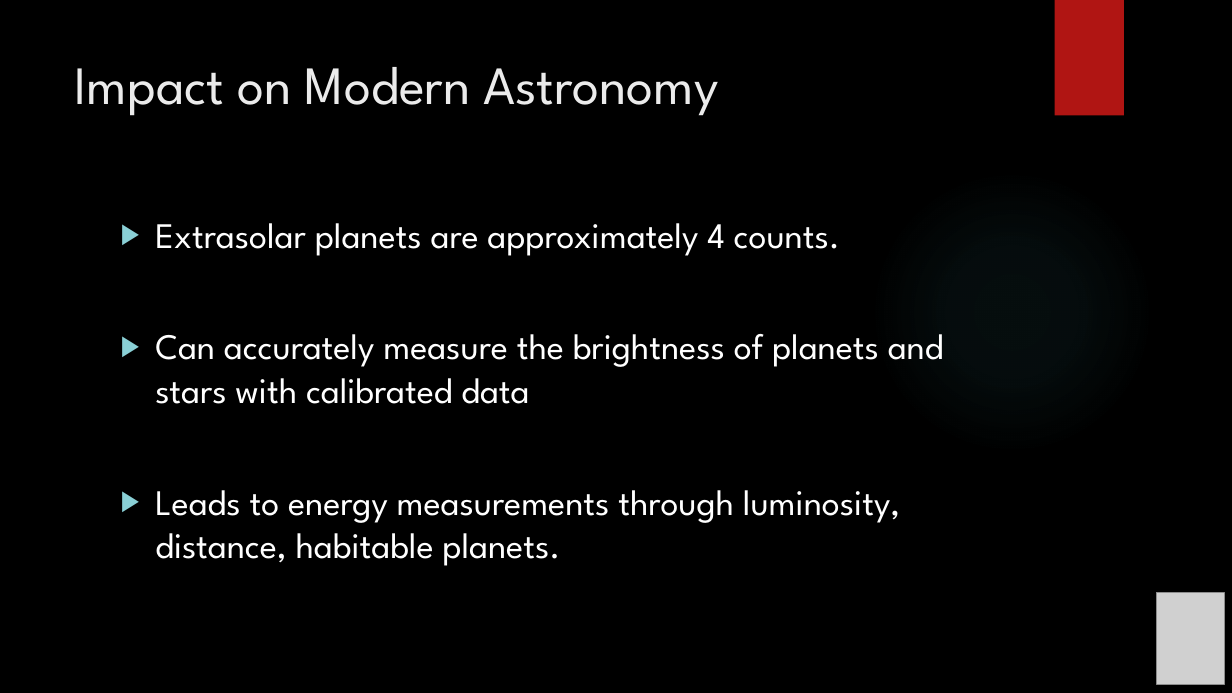
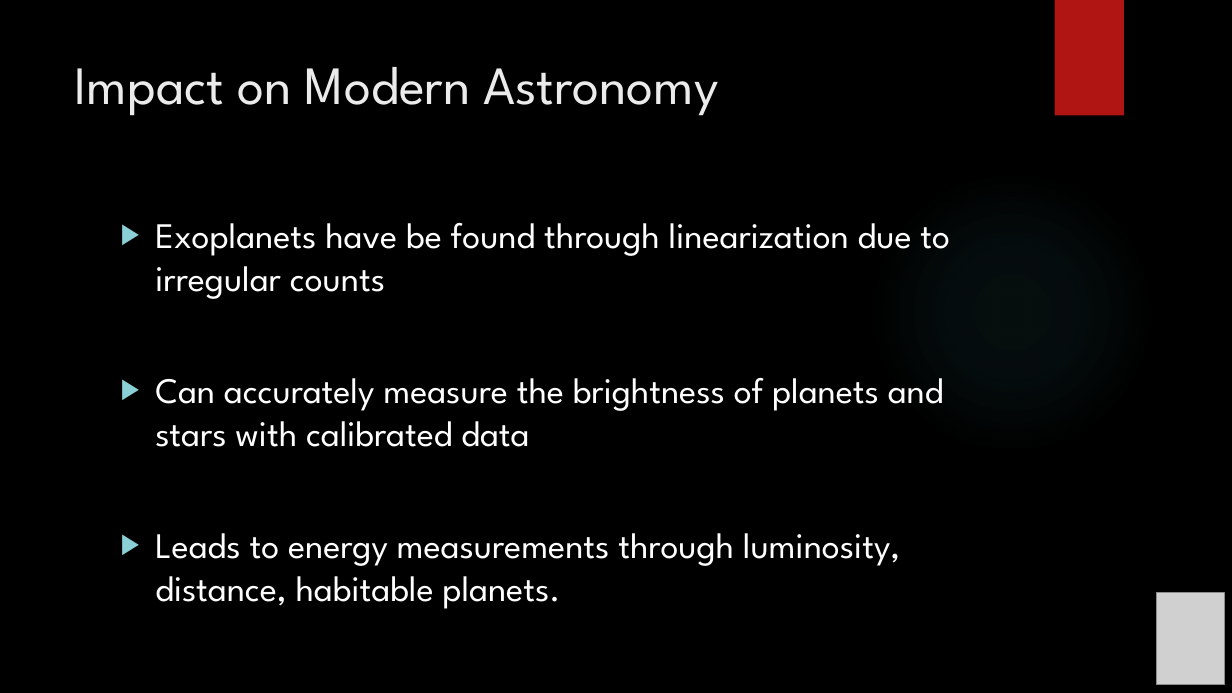
Before and after one commit to exoworlds/clio2016-2017, a slide deck: slide 9 of notes/symposium_presentation.pptx. Drawn at 1232x693 pixels with LibreOffice and Linux fonts; fonts in the diff are those of the drawing; grey boxes stand for pictures; background and template pictures are left out. Boxes give left, top, right and bottom in pixels: in the first picture for what was removed or moved away, otherwise in the second. Text is boxed around its words. In the diff, an @@ line names an element or a change of style, - is before the commit and + after.

```diff
--- a/notes/symposium_presentation.pptx
+++ b/notes/symposium_presentation.pptx
@@ text at <box>155,223,950,299</box>: text changed @@
-▶ Extrasolar planets are approximately 4 counts.
+▶ Exoplanets have be found through linearization due to irregular counts
```
Also in this commit, not shown: 5 other slides changed, 1 other file.
